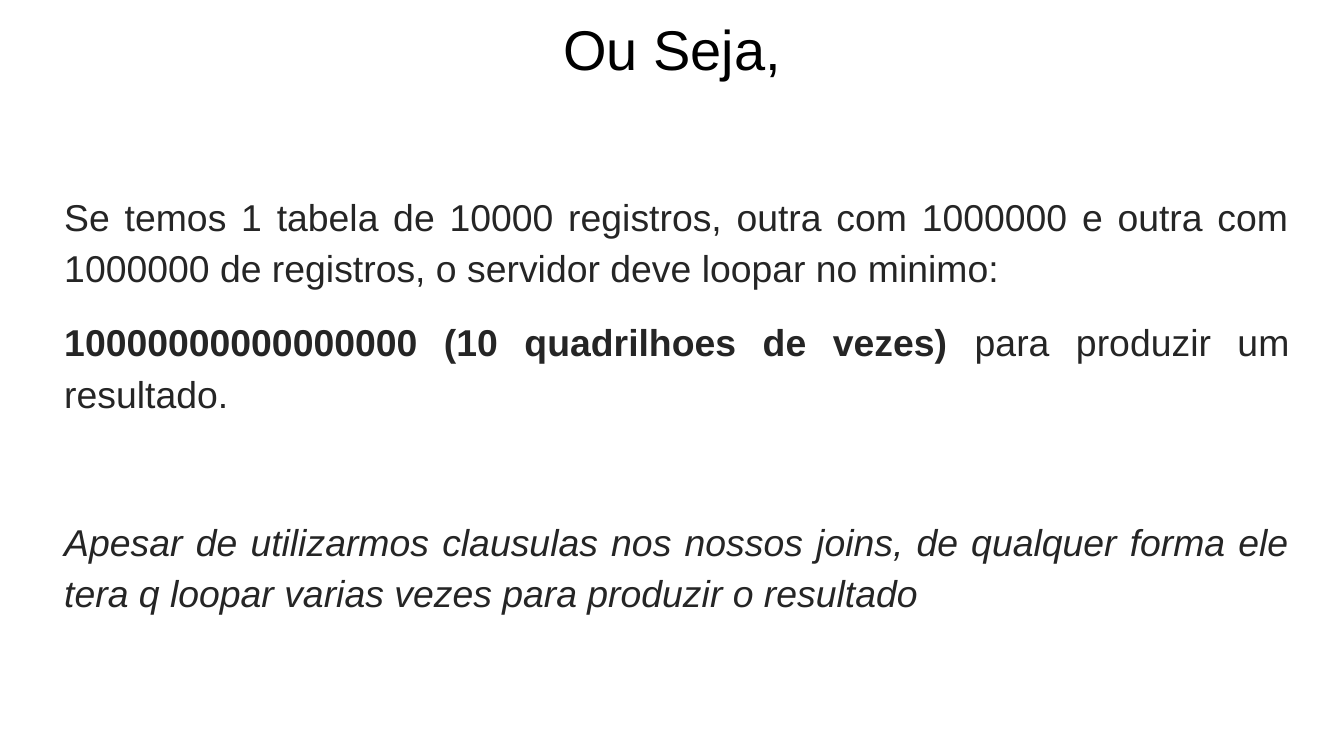
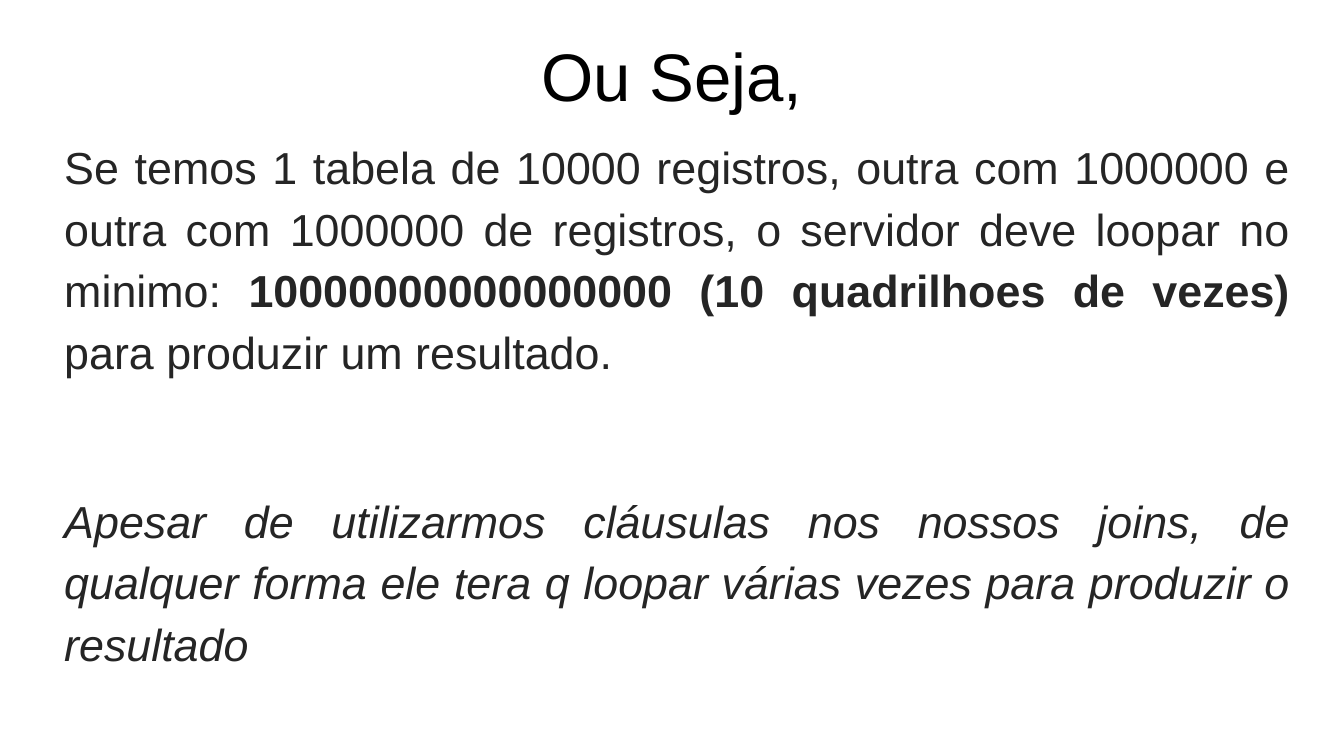
Before and after one commit to gbencke/ZenDoSQL, a slide deck: slide 9 of Zen Do SQL.pptx. Drawn at 1344x756 pixels with LibreOffice and Linux fonts; fonts in the diff are those of the drawing. Boxes give left, top, right and bottom in pixels: in the first picture for what was removed or moved away, otherwise in the second. Text is boxed around its words. In the diff, an @@ line names an element or a change of style, - is before the commit and + after.

```diff
--- a/Zen Do SQL.pptx
+++ b/Zen Do SQL.pptx
@@ title "Ou Seja," at bbox=[541, 52, 802, 114]: size 30 to 36 pt @@
@@ text at bbox=[64, 151, 1290, 662]: text changed; size 20 to 24 pt @@
-Se temos 1 tabela de 10000 registros, outra com 1000000 e outra com 1000000 de registros, o servidor deve loopar no minimo:
-10000000000000000 (10 quadrilhoes de vezes) para produzir um resultado.
-Apesar de utilizarmos clausulas nos nossos joins, de qualquer forma ele tera q loopar varias vezes para produzir o resultado
+Se temos 1 tabela de 10000 registros, outra com 1000000 e outra com 1000000 de registros, o servidor deve loopar no minimo: 10000000000000000 (10 quadrilhoes de vezes) para produzir um resultado.
+Apesar de utilizarmos cláusulas nos nossos joins, de qualquer forma ele tera q loopar várias vezes para produzir o resultado
```
Also in this commit, not shown: 10 other slides changed, 1 other file.
